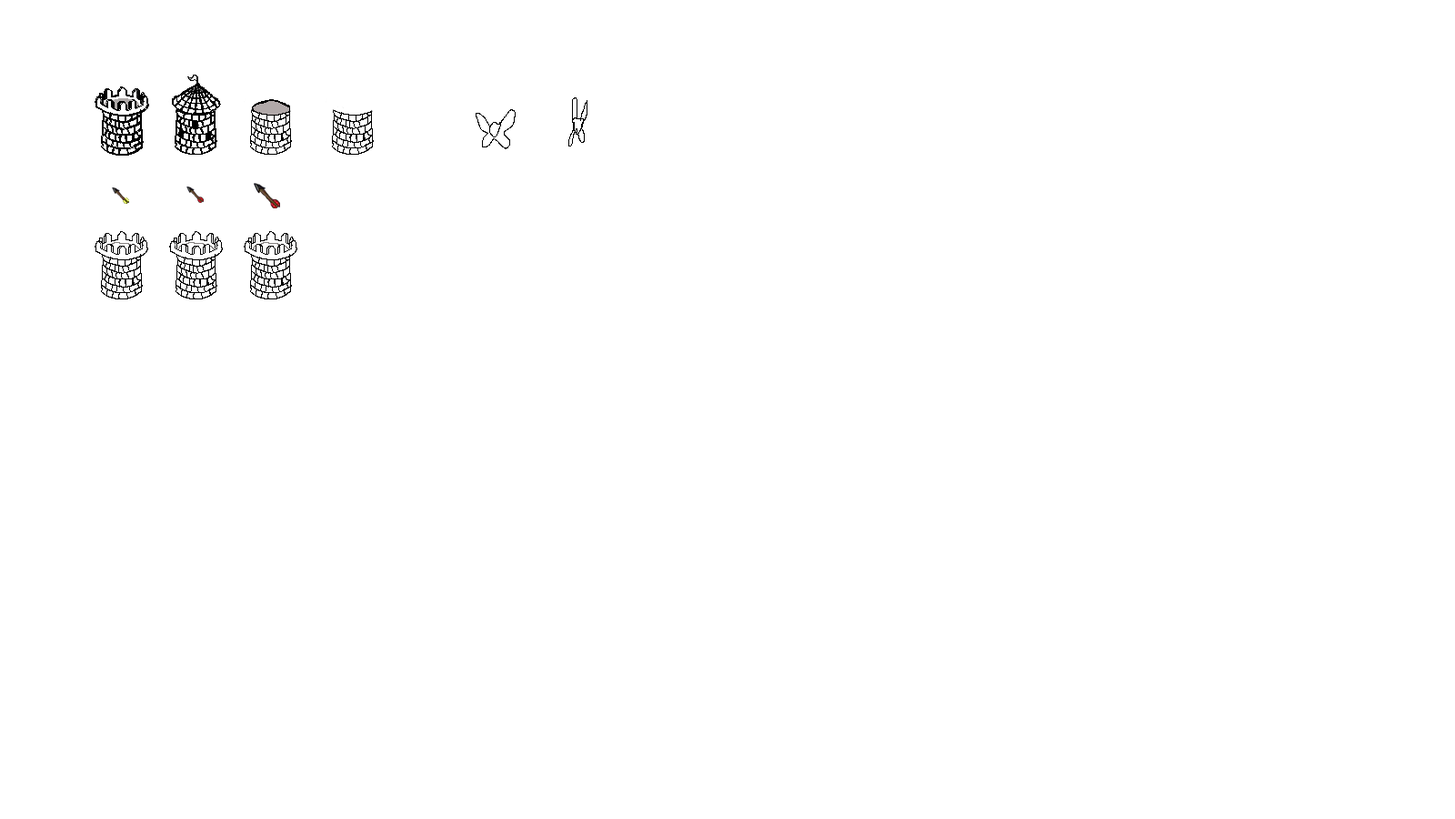
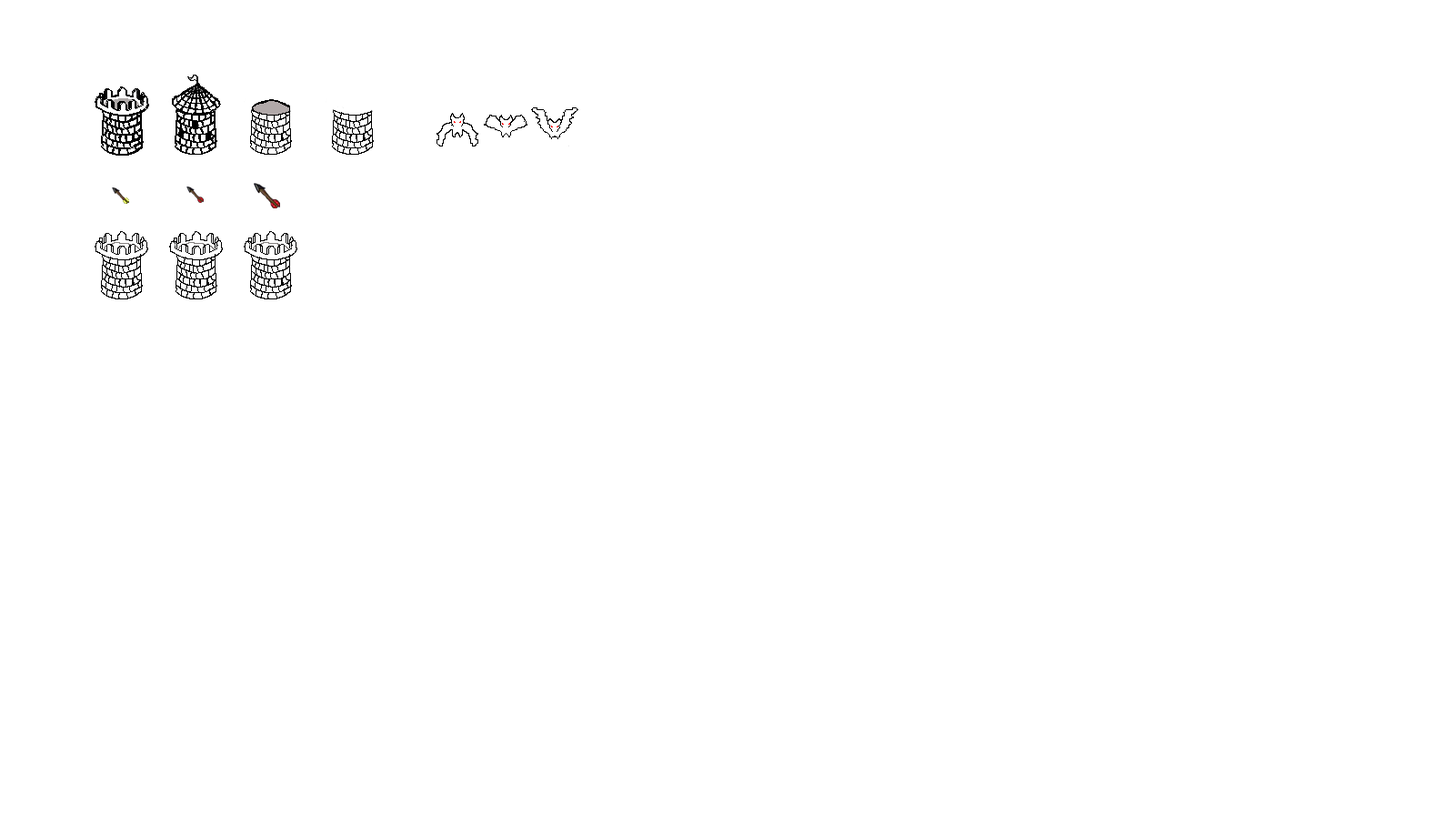
Layered file, before and after one edit (1455×819). Changes by layer:
painted on "Layer 5" over [436,107,579,147]
painted on "Layer 4" over [475,97,588,150]
